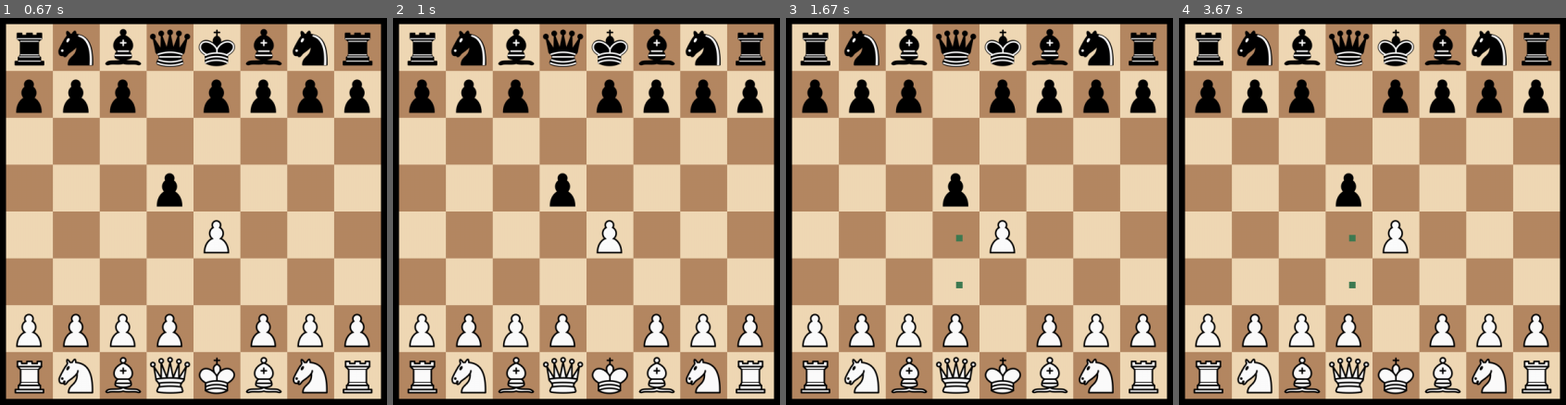
Above: before the commit, frames 1-4 (left to right).
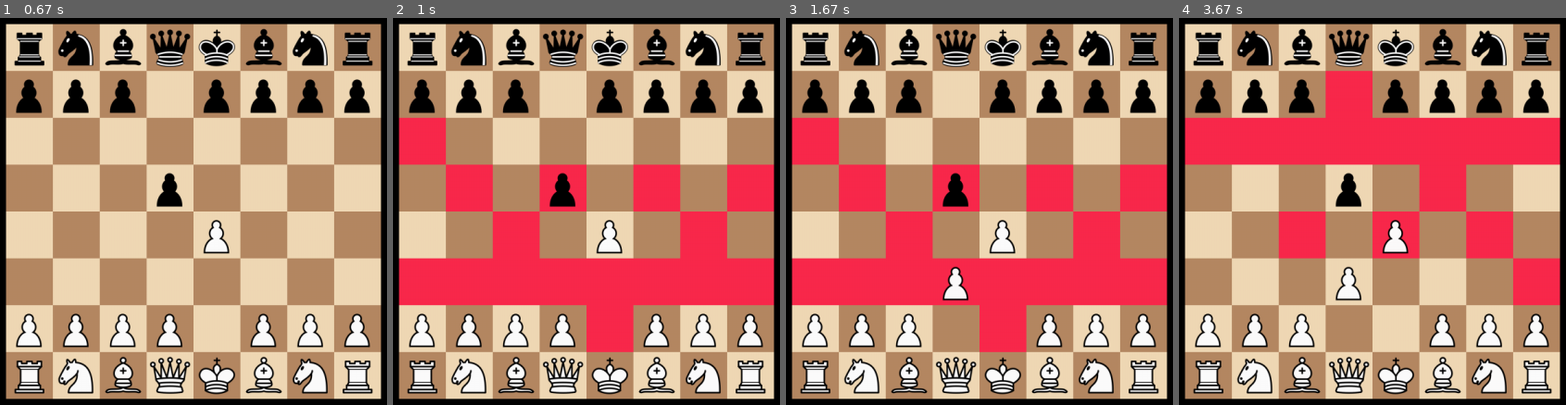
Above: after the commit, the same moments.

Repository: Times0/ChessGame
Game: pygame game, started from main.py
Same seed, same stepped clock (60 frames per second), same inputs: the game is played once before the commit and once after it.
Inputs (mouse positions are in pixels of both pictures, inside the frame that each line leads up to):
- Up to frame 1 (0.67 s): no input
- Up to frame 2 (1 s): press the mouse at (683, 254) at 0.87 s; move the mouse to (524, 145) at 0.97 s
- Up to frame 3 (1.67 s): release the mouse at (outside the picture) at 1.1 s; click (940, 331) at 1.22 s; click (979, 269) at 1.58 s
- Up to frame 4 (3.67 s): click (1237, 56) at 2.08 s; press the mouse at (1333, 331) at 3.1 s; move the mouse to (1372, 261) at 3.2 s; move the mouse to (1411, 192) at 3.3 s; release the mouse at (1411, 192) at 3.33 s

Frame 1 is identical in both runs. In frame 2, 24% of the frame differs, in the area x 1-99%, y 25-87%; in frame 3, 24%; in frame 4, 21%.

Commit message:
En chantier, En train de trouver toutes les cases attaquée par une pièce, il faudra peut etre créer une fonction attacking_squares pour chaque pièce, car les cases attaquées sont un peu différentes des moves possibles

Diff:
--- a/Board.py
+++ b/Board.py
@@ -14,11 +14,14 @@
         boardstates = ["idle", "dragging"]
         self.state = "idle"
 
+        self.clicked_piece_coord = None
         self.dragged_piece = None
         self.dragged_piece_coord = None  # i,j
         self.dragged_piece_pos = None
 
         self.legal_moves_to_output = []
+
+        self.attacked_cases = []
 
     def set_to_gone(self, x, y):
         i, j = self.coord_from_pos(x, y)
@@ -26,6 +29,7 @@
         self.board_to_output[i][j] = "gone"
         self.dragged_piece_pos = x, y
         self.dragged_piece_coord = i, j
+        self.clicked_piece_coord = i, j
 
     def set_to_not_gone(self):
         i, j = self.dragged_piece_coord
@@ -64,6 +68,7 @@
     def draw(self, win, x, y):
         """Draws everything"""
         self.draw_board(win, x, y)
+        self.draw_attacked_cases(win)
         self.draw_pieces(win)
         self.draw_dots(win)
 
@@ -99,16 +104,20 @@
         for legal_move in self.legal_moves_to_output:
             i, j = legal_move[0], legal_move[1]
 
-            if not self.piece_at_coord(i, j):
-                pygame.draw.rect(win, GREEN, (
-                    self.pos_from_coord(i, j)[0] + self.case_size // 2,
-                    self.pos_from_coord(i, j)[1] + self.case_size // 2,
-                    10, 10))
-            else:
-                pygame.draw.rect(win, RED, (
-                    self.pos_from_coord(i, j)[0] + self.case_size // 2,
-                    self.pos_from_coord(i, j)[1] + self.case_size // 2,
-                    10, 10))
+            color = GREEN if not self.piece_at_coord(i, j) else ORANGE
+
+            pygame.draw.rect(win, color, (
+                self.pos_from_coord(i, j)[0] + self.case_size // 2 - 5,
+                self.pos_from_coord(i, j)[1] + self.case_size // 2 - 5,
+                10, 10))
+
+    def draw_attacked_cases(self, win):
+        for case in self.attacked_cases:
+            i, j = case[0], case[1]
+            pygame.draw.rect(win, RED, (
+                self.pos_from_coord(i, j)[0],
+                self.pos_from_coord(i, j)[1],
+                self.case_size, self.case_size))
 
     def __repr__(self):  # useless
         returnboard = [[None for _ in range(8)] for _ in range(8)]
--- a/Logic.py
+++ b/Logic.py
@@ -35,16 +35,17 @@
     def piece_at(self, i, j):
         return self.board[i][j]
 
-    def isMovelegal(self, i, j, destination_i, destination_j) -> bool:
-        piece = self.board[i][j]
-        if piece is None or piece.color != self.turn:
-            return False
+    def cases_attacked_by(self, color):
+        L = []
+        for i in range(8):
+            for j in range(8):
+                piece = self.board[i][j]
+                if piece and piece.color == color:
+                    L.extend(piece.attacking_squares(self))
+        return list(set(L))
 
-        possible_moves = piece.possible_moves(i, j)
-        legal_moves = list()
-        if (destination_i, destination_j) in legal_moves:
-            self.move(i, j, destination_i, destination_j)
-            return 1
+    def isIncheck(self, color):
+        pass
 
     def move(self, i: int, j: int, dest_i, dest_j) -> None:
         """
@@ -54,6 +55,7 @@
         """
         piece = self.board[i][j]
         if piece is None:
+            print('no piece here')
             raise Exception
 
         self.board[i][j] = None
--- a/constants.py
+++ b/constants.py
@@ -2,12 +2,13 @@
 import pygame
 
 # Colors
-BLACK = (0, 0, 0)
-WHITE = (255, 255, 255)
-LIGHTBEIGE = (181, 136, 99)
-BROWN = (240, 217, 181)
+BLACK = 0, 0, 0
+WHITE = 255, 255, 255
+LIGHTBEIGE = 181, 136, 99
+BROWN = 240, 217, 181
 GREEN = 63, 123, 82
-RED = 253, 189, 89
+ORANGE = 253, 189, 89
+RED = (250, 41, 76)
 
 BG_COLOR = BLACK
 CASECOLOR1 = BROWN
--- a/game.py
+++ b/game.py
@@ -26,29 +26,46 @@
                 if event.type == pygame.QUIT:  # si on appuie sur la croix
                     game_on = False
 
+                # si on clique sur l'echequier
                 if event.type == pygame.MOUSEBUTTONDOWN and event.button == 1 and \
-                        isInrectangle(event.pos, BOARDTOPLEFTPOS, BOARDSIZE, BOARDSIZE) and \
-                        self.board.isNotempty(*self.board.coord_from_pos(*event.pos)):  # si on clique sur une piece
-                    self.board.set_to_gone(*event.pos)
-                    self.board.state = "dragging"
+                        isInrectangle(event.pos, BOARDTOPLEFTPOS, BOARDSIZE, BOARDSIZE):
+                    self.board.attacked_cases = self.logic.cases_attacked_by(self.logic.turn)
+                    # si on clique sur une case vide qui est un legal move
+                    move = self.board.coord_from_pos(*event.pos)
+                    if move in self.board.legal_moves_to_output:
+                        previous_coord = self.board.clicked_piece_coord
+                        self.logic.move(*previous_coord, *move)
+                        self.board.update(self.logic)
+                        self.board.legal_moves_to_output = []
+                        self.board.clicked_piece_coord = None
+                        self.board.legal_moves_to_output = []
 
-                    i, j = self.board.coord_from_pos(*event.pos)
+                    # si on clique sur une pièce
+                    elif self.board.isNotempty(*self.board.coord_from_pos(*event.pos)):
+                        self.board.set_to_gone(*event.pos)
+                        self.board.state = "dragging"
 
-                    moves = self.logic.board[i][j].legal_moves(self.logic)
-                    self.board.legal_moves_to_output = moves
+                        i, j = self.board.coord_from_pos(*event.pos)
 
+                        moves = self.logic.board[i][j].legal_moves(self.logic)
+                        self.board.legal_moves_to_output = moves
+                    # si on clique sur une case vide
+                    else:
+                        self.board.legal_moves_to_output = []
+                # si on lache la piece
                 elif event.type == pygame.MOUSEBUTTONUP and event.button == 1 and self.board.state == "dragging":
                     move = self.board.coord_from_pos(*event.pos)
+                    previous_coord = self.board.dragged_piece_coord
                     if move in self.board.legal_moves_to_output:
-                        self.logic.move(*self.board.dragged_piece_coord, *move)
+                        self.logic.move(*previous_coord, *move)
                         self.board.set_to_not_gone()
                         self.board.update(self.logic)
                         self.board.legal_moves_to_output = []
-
                     else:
                         self.board.set_to_not_gone()
                     self.board.state = "idle"
 
+                # si on bouge la souris
                 elif self.board.state == "dragging" and event.type == pygame.MOUSEMOTION:
                     self.board.dragged_piece_pos = event.pos
 
--- a/pieces.py
+++ b/pieces.py
@@ -28,14 +28,19 @@
             abreviation = abreviation.upper()
         self.abreviation = abreviation
 
-    def _legal_moves(self, board):
+    def almost_legal_moves(self, board):
+        """Cette fonction est overriden pour chacune des pièces, elle renvoie les moves possible pour une pièce
+        en prenant en compte les autres pièces de l'échequier mais sans prendre en compte les échecs au roi"""
         pass
 
     def legal_moves(self, board):
         """Retourne tous les moves légaux dans une position pour une piece"""
         if self.color != board.turn:
             return []
-        return self._legal_moves(board)
+        return self.almost_legal_moves(board)
+
+    def attacking_squares(self, board):
+        return self.almost_legal_moves(board)
 
     def moved(self, dest_i, dest_j):
         self.i, self.j = dest_i, dest_j
@@ -50,7 +55,7 @@
         self.image = globals()[f"{self.abreviation}_image"]
         self.direction = -1 if self.color == 'white' else +1
 
-    def _legal_moves(self, board):
+    def almost_legal_moves(self, board):
         piece_at = board.piece_at
         i, j = self.i, self.j
         dir = self.direction
@@ -71,6 +76,18 @@
                 returnlist.append((i1, j))
         return returnlist
 
+    def attacking_squares(self, board):
+        piece_at = board.piece_at
+        i, j = self.i, self.j
+        dir = self.direction
+        i1 = i + dir
+        returnlist = []
+        # attacked squares
+        for j in [j - 1, j + 1]:
+            if isInbounds(i1, j) and (not piece_at(i1, j) or piece_at(i1, j).color != self.color):
+                returnlist.append((i1, j))
+        return returnlist
+
 
 class Bishop(Piece):
     def __init__(self, color, i, j):
@@ -78,7 +95,7 @@
         self.set_abreviation(self.__class__)
         self.image = globals()[f"{self.abreviation}_image"]
 
-    def _legal_moves(self, board):
+    def almost_legal_moves(self, board):
         piece_at = board.piece_at
         returnlist = []
         i, j = self.i, self.j
@@ -102,7 +119,7 @@
         self.set_abreviation(self.__class__)
         self.image = globals()[f"{self.abreviation}_image"]
 
-    def _legal_moves(self, board):
+    def almost_legal_moves(self, board):
         piece_at = board.piece_at
         returnlist = []
         i, j = self.i, self.j
@@ -111,9 +128,9 @@
                 i1, j1 = i + a * n, j + b * n
                 if isInbounds(i1, j1):
                     if (not piece_at(i1, j1)) or piece_at(i1,
-                                                          j).color != self.color:  # déplacement autorisé  ou capture
+                                                          j1).color != self.color:  # déplacement autorisé  ou capture
                         returnlist.append((i1, j1))
-                    if piece_at(i1, j):
+                    if piece_at(i1, j1):
                         break  # rupture de la 'ligne' si une pièce y est présente
         return returnlist
 
@@ -124,10 +141,12 @@
         self.set_abreviation(self.__class__)
         self.image = globals()[f"{self.abreviation}_image"]
 
-    def _legal_moves(self, board):
+    def almost_legal_moves(self, board):
+        piece_at = board.piece_at
         i, j = self.i, self.j
         moves = list(product([i - 1, i + 1], [j - 2, j + 2])) + list(product([i - 2, i + 2], [j - 1, j + 1]))
-        return [move for move in moves if isInbounds(*move)]
+        return [move for move in moves if
+                isInbounds(*move) and (not piece_at(*move) or piece_at(*move).color != self.color)]
 
 
 class Queen(Piece):
@@ -136,7 +155,7 @@
         self.set_abreviation(self.__class__)
         self.image = globals()[f"{self.abreviation}_image"]
 
-    def _legal_moves(self, board):
+    def almost_legal_moves(self, board):
         piece_at = board.piece_at
         returnlist = []
         i, j = self.i, self.j
@@ -147,7 +166,7 @@
                     if (not piece_at(i1, j1)) or piece_at(i1,
                                                           j1).color != self.color:  # déplacement autorisé  ou capture
                         returnlist.append((i1, j1))
-                    if piece_at(i1, j):
+                    if piece_at(i1, j1):
                         break  # rupture de la 'ligne' si une pièce y est présente
         return returnlist
 
@@ -158,8 +177,17 @@
         self.set_abreviation(self.__class__)
         self.image = globals()[f"{self.abreviation}_image"]
 
-    def _legal_moves(self, board):
+    def almost_legal_moves(self, board):
         piece_at = board.piece_at
+        returnlist = []
+
+        i, j = self.i, self.j
+        for a, b in [[-1, -1], [-1, 1], [-1, 0], [1, -1], [1, 1], [1, 0], [0, 1], [0, -1]]:
+            i1, j1 = i + a, j + b
+            if isInbounds(i1, j1) and (not piece_at(i1, j1) or piece_at(i1, j1).color != self.color):
+                returnlist.append((i1, j1))
+        return returnlist
 
 
 dico = {"p": Pawn, "r": Rook, "b": Bishop, "n": Knight, "q": Queen, "k": King}
+a = list(product([-1, 1], [-1, 1])) + list(product([1, 0], [-1, 1]))
